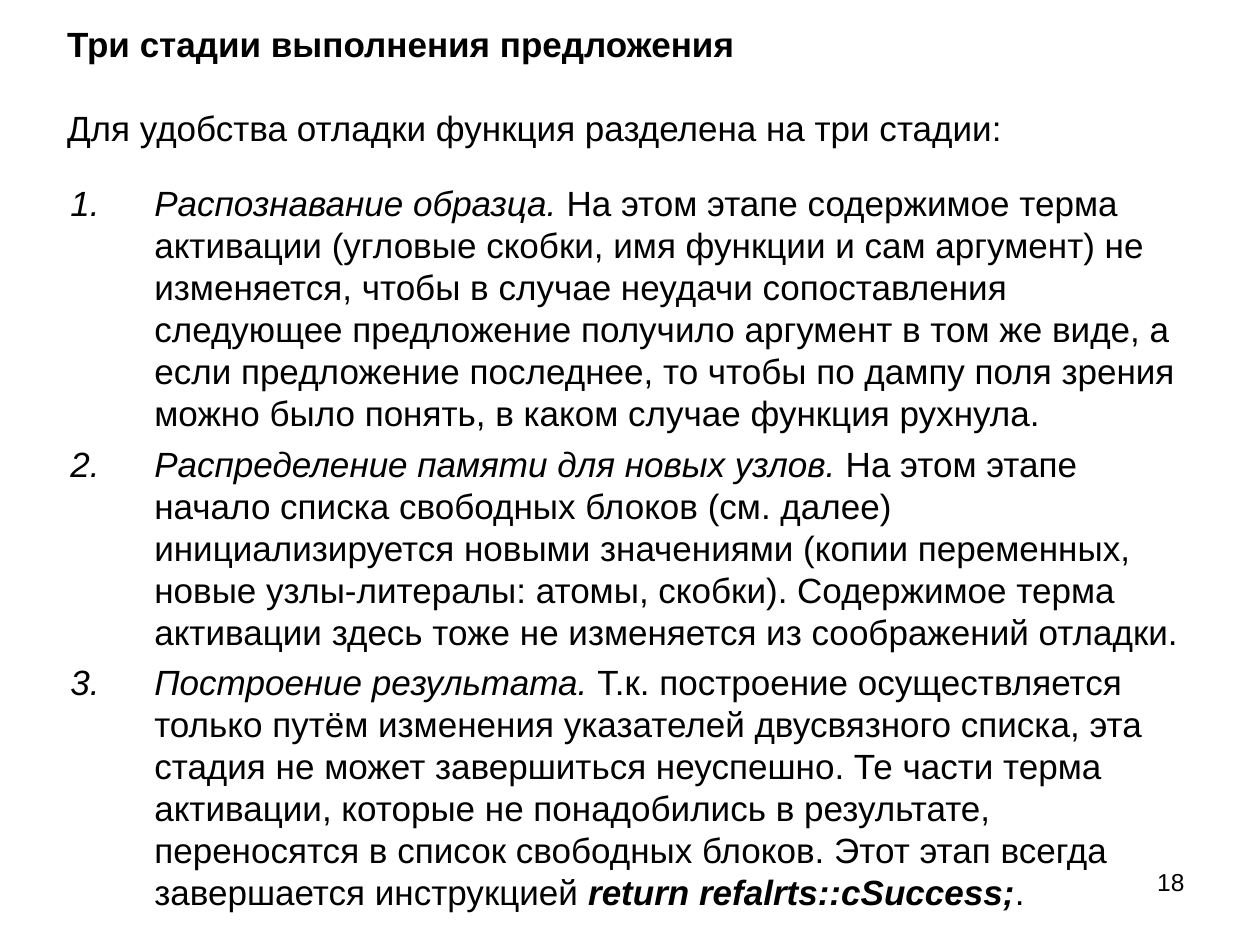
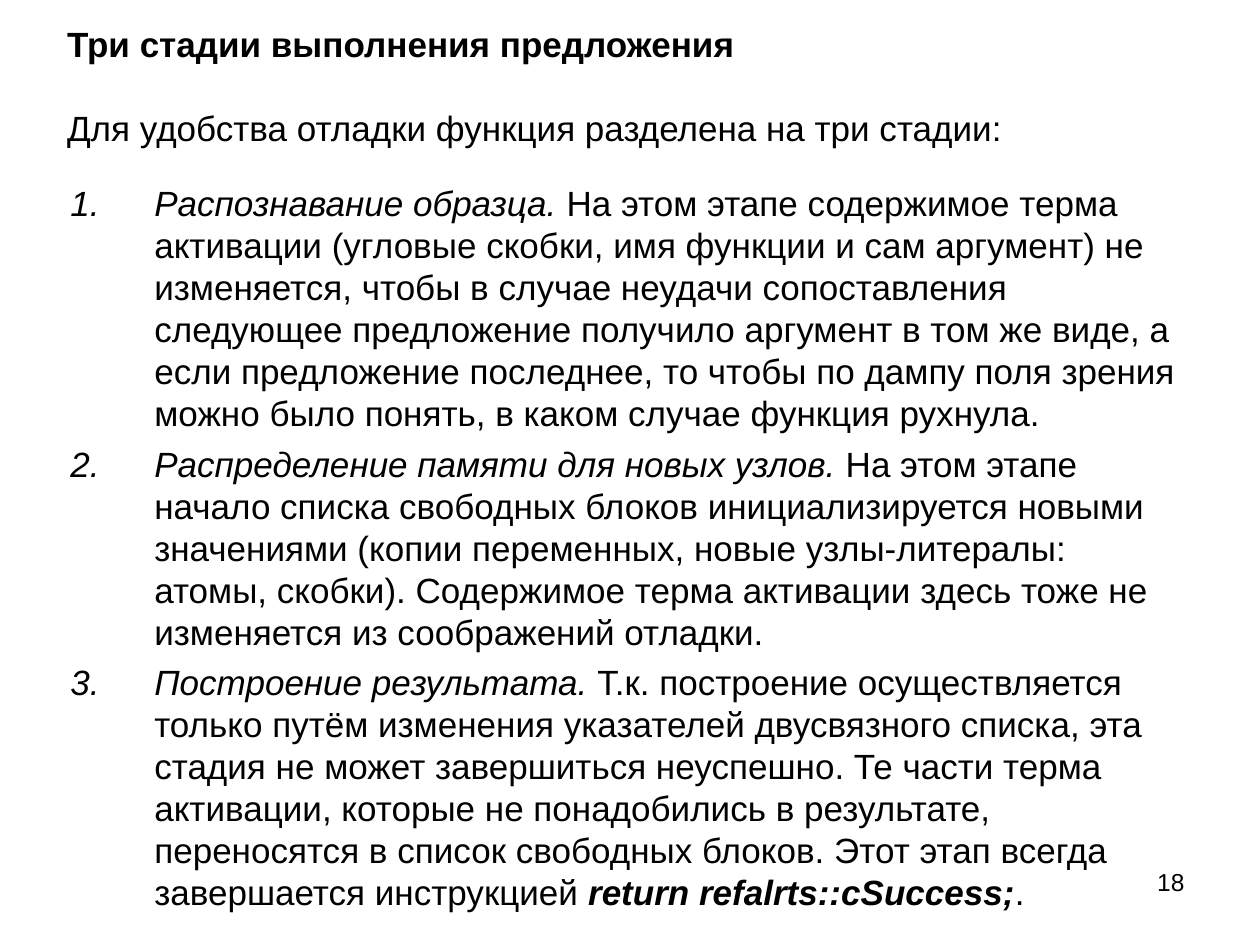
Before and after one commit to Mazdaywik/Refal-05, a slide deck: slide 18 of doc/Компилятор Простого Рефала.ppt. Drawn at 1260x945 pixels with LibreOffice and Linux fonts; fonts in the diff are those of the drawing. Boxes give left, top, right and bottom in pixels: in the first picture for what was removed or moved away, otherwise in the second. Text is boxed around its words. In the diff, an @@ line names an element or a change of style, - is before the commit and + after.

```diff
--- a/doc/Компилятор Простого Рефала.ppt
+++ b/doc/Компилятор Простого Рефала.ppt
@@ text at (154,451,1147,651): text changed @@
-2. Распределение памяти для новых узлов. На этом этапе начало списка свободных блоков (см. далее) инициализируется новыми значениями (копии переменных, новые узлы-литералы: атомы, скобки). Содержимое терма активации здесь тоже не изменяется из соображений отладки.
+2. Распределение памяти для новых узлов. На этом этапе начало списка свободных блоков инициализируется новыми значениями (копии переменных, новые узлы-литералы: атомы, скобки). Содержимое терма активации здесь тоже не изменяется из соображений отладки.
```
Also in this commit, not shown: 13 other slides changed, 16 slides added, 4 slides removed, 3 other files.
